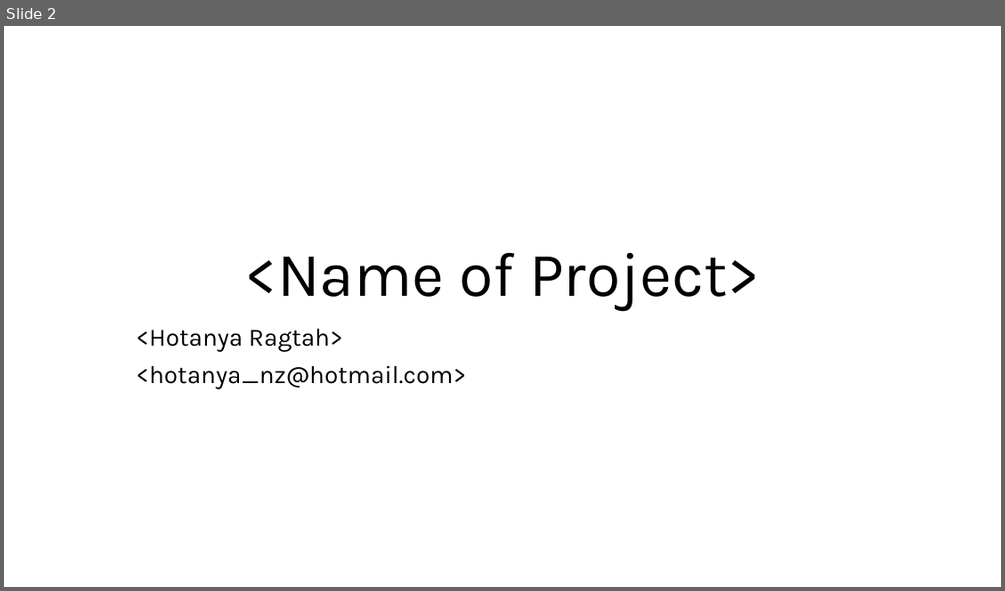
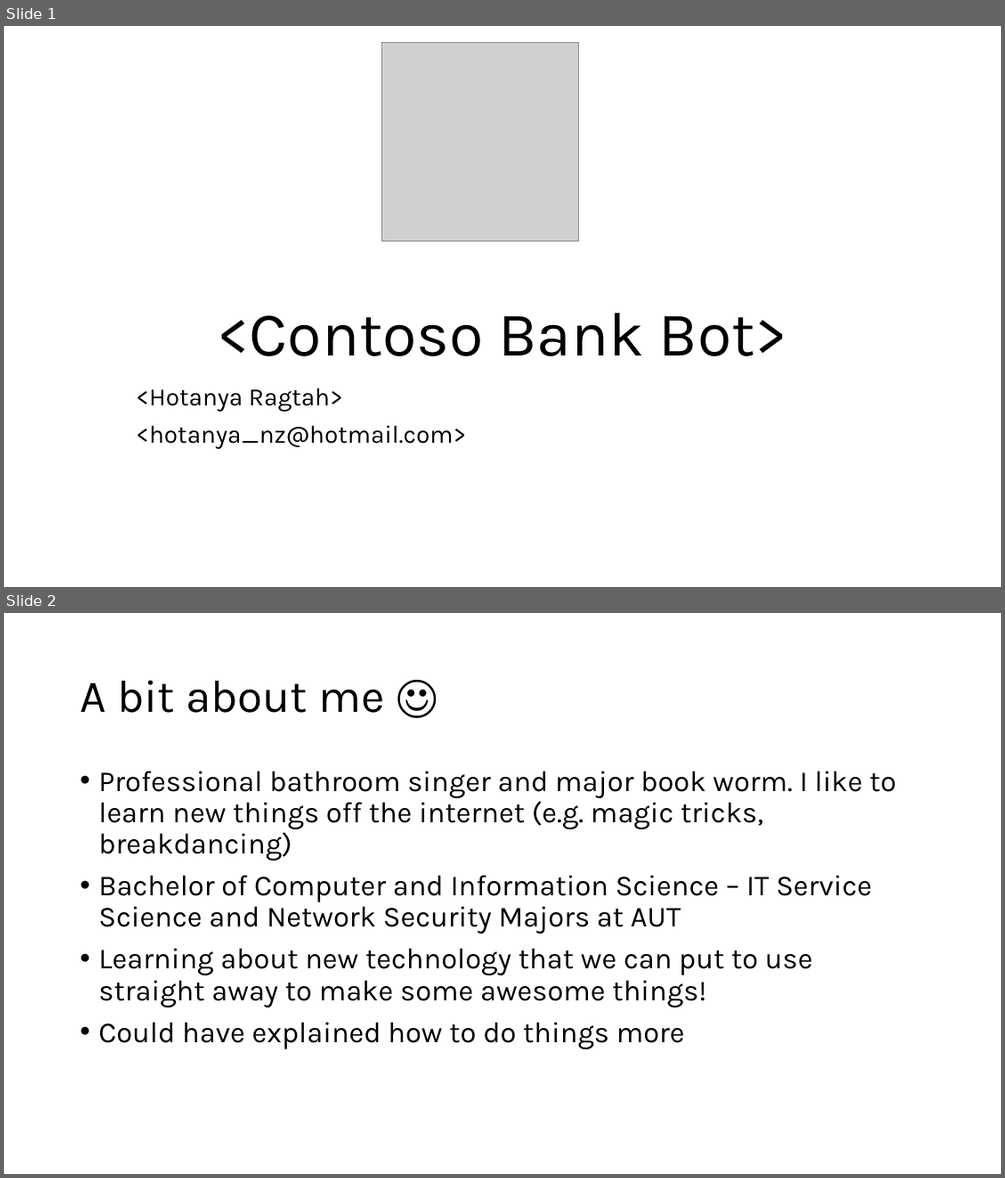
Before and after one commit to Hotanya/ContosoBot, a slide deck: MSA Assessment Deck.pptx. Shown one above the other, each under a label of ours: slide 2 before the commit, slides 1 and 2 after it. The pictures are 1005x591 and 1005x1178 pixels, drawn with LibreOffice and Linux fonts; fonts in the diff are those of the drawing; grey boxes stand for pictures; background and template pictures are left out. Boxes give left, top, right and bottom in pixels: in the first picture for what was removed or moved away, otherwise in the second. Text is boxed around its words. In the diff, an @@ line names an element or a change of style, - is before the commit and + after.

```diff
--- a/MSA Assessment Deck.pptx
+++ b/MSA Assessment Deck.pptx
@@ slide 2 added at (4,613,1001,1174), background picture (left out) @@
@@ title added at (80,680,384,713), 44 pt, text #000000 @@
+A bit about me ☺
@@ text added at (98,771,896,1049), 28 pt, text #000000 @@
+• Professional bathroom singer and major book worm. I like to learn new things off the internet (e.g. magic tricks, breakdancing)
+• Bachelor of Computer and Information Science – IT Service Science and Network Security Majors at AUT
+• Learning about new technology that we can put to use straight away to make some awesome things!
+• Could have explained how to do things more
@@ what was slide 2 is now slide 1 @@
@@ slide 1 changed as well @@
@@ picture added at (381,42,577,241) @@
@@ title at (217,313,788,356): text changed @@
-<Name of Project>
+<Contoso Bank Bot>
@@ subtitle "<Hotanya Ragtah>": place and size @@
-subtitle "<Hotanya Ragtah>" at (136,329,466,388)
+subtitle "<Hotanya Ragtah>" at (136,388,466,449)
```
Also in this commit, not shown: 6 other slides changed, 1 other slide added, 3 slides removed, 1 other file.
